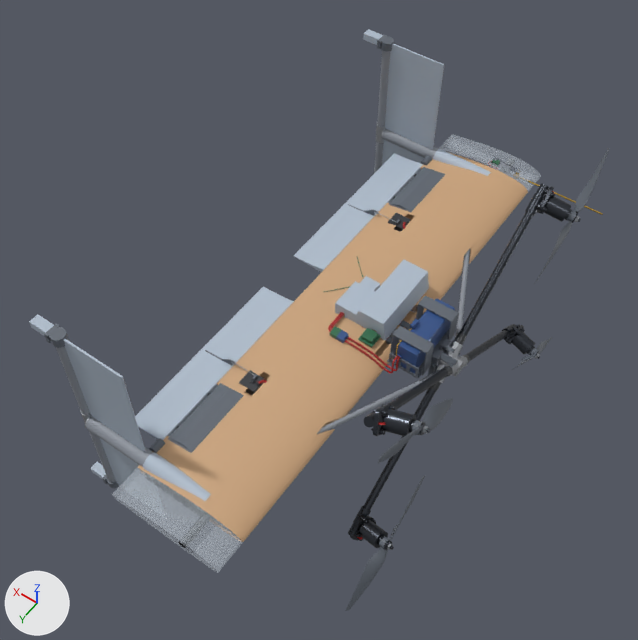
An edit to the glTF model redesign/site/assets/concept-a.opt.glb, drawn before and after from the same camera.
Rendered twice from a 50 mm camera at (-0.36, 0.734, 1.079) aimed at (0.134, 0.042, -0.008). Every picture has the same lights, and +X, +Y and +Z are marked at lower left. The first picture is the older version. Where no turn or scale is listed for an object, it has been applied to the vertices.

Before the edit, the objects in view are built like this:
```python
me_prp_002_lr = bpy.data.meshes.new('PRP-002-LR')
me_prp_002_lr.from_pydata(...)  # 1242 vertices, 2484 faces; spans x -0.009..0.009, y -0.098..0.097, z -0.063..0.063
me_prp_002_lr.materials.append(mat_look__5f6670)  # grey #5f6670
me_prp_002_ur = bpy.data.meshes.new('PRP-002-UR')
me_prp_002_ur.from_pydata(...)  # 1242 vertices, 2484 faces; spans x -0.009..0.009, y -0.097..0.098, z -0.063..0.063
me_prp_002_ur.materials.append(mat_look__5f6670)  # grey #5f6670
me_wng_011 = bpy.data.meshes.new('WNG-011')
me_wng_011.from_pydata(...)  # 1711 vertices, 3490 faces; spans x -0.092..0.092, y -0.4..0.4, z -0.012..0.012
me_wng_011.materials.append(mat_look__c9a27a)  # brown #c9a27a
ob_prp_002_lr = bpy.data.objects.new('PRP-002-LR', me_prp_002_lr)
ob_prp_002_lr.location = (-0.127, 0.238, -0.142)
ob_prp_002_ur = bpy.data.objects.new('PRP-002-UR', me_prp_002_ur)
ob_prp_002_ur.location = (-0.14, 0.218, 0.17)
ob_wng_011 = bpy.data.objects.new('WNG-011', me_wng_011)
ob_wng_011.location = (0.092, 0.0, 0.0)
# also in view: 'FIN-001-L' at (0.294, -0.38, 0.0); 'WNG-008-RU' at (0.157, 0.285, 0.004); 'WNG-006-R' at (0.214, 0.195, -0.004); 'PWR-001' at (0.018, 0.009, 0.036); 'AVN-008' at (0.068, -0.036, 0.026)
```
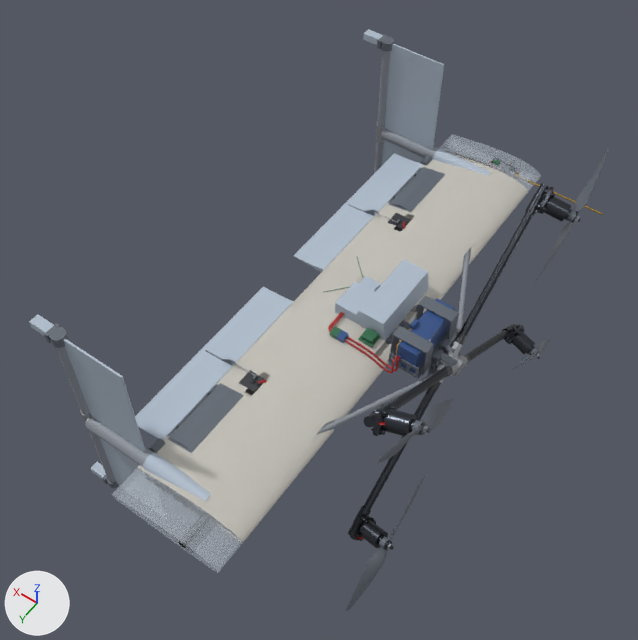
What the commit changed:
Material 'look #E9E6DC clear' (mat_look__e9e6dc_clear) is new.
Its base color is (0.815, 0.791, 0.716) (white #e9e6dc).
Its roughness is 0.22.
Its alpha is 0.45.
Its coat weight is 0.6.
Its coat roughness is 0.0.
me_wng_011 has 1711 vertices, 3490 faces and spans x -0.092..0.092, y -0.4..0.4, z -0.012..0.012.
me_wng_011 no longer uses material mat_look__c9a27a (brown #c9a27a).
me_wng_011 gains material mat_look__e9e6dc_clear (white #e9e6dc).

Boxes [x1, y1, x2, y2] around the edits, measured in the pictures (638 x 640 px):
'WNG-011', recoloured: [138, 154, 528, 542] in both
